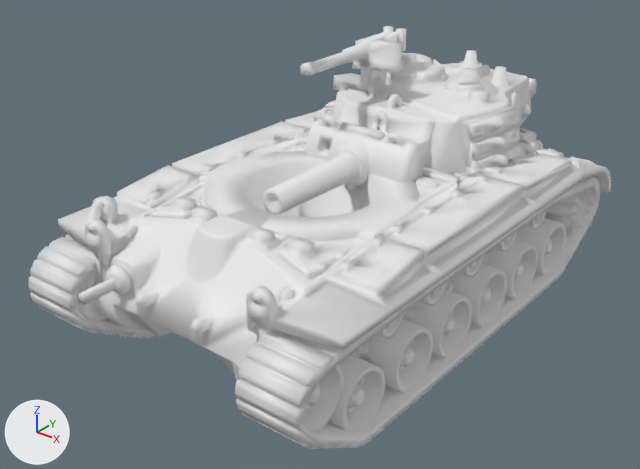
Two versions of the glTF model public/models/tanks/community/recovered/m45_patton.glb, one commit apart.
Before and after are seen from a 50 mm camera at (71.1, -105.4, 50.9) aimed at (17.2, -38.0, 9.1). The lights are fixed; the arrows at lower left show +X, +Y and +Z. The first picture is the older version. Where no turn or scale is listed for an object, it has been applied to the vertices.

Before the edit, the objects in view are built like this:
```python
me_1_100_m45_5 = bpy.data.meshes.new('1-100 m45-5')
me_1_100_m45_5.from_pydata(...)  # 45234 vertices, 90510 faces; spans x 0.0..36.0, y -64.5..0.0, z 0.0..16.2
me_1_100_m45_5.materials.append(mat_recoveredpaint)  # white #e7e7e7
me_1_100_m45_turret_mg_1 = bpy.data.meshes.new('1-100 m45 turret-mg-1')
me_1_100_m45_turret_mg_1.from_pydata(...)  # 9744 vertices, 19488 faces; spans x 0.0..25.0, y -46.4..0.0, z 0.0..23.9
me_1_100_m45_turret_mg_1.materials.append(mat_recoveredpaint)  # white #e7e7e7
ob_hullmesh = bpy.data.objects.new('HullMesh', me_1_100_m45_5)
ob_hullmesh.location = (0.0, 0.0, 0.0)
ob_turretmesh = bpy.data.objects.new('TurretMesh', me_1_100_m45_turret_mg_1)
ob_turretmesh.location = (5.4, 0.0, 3.6)
```
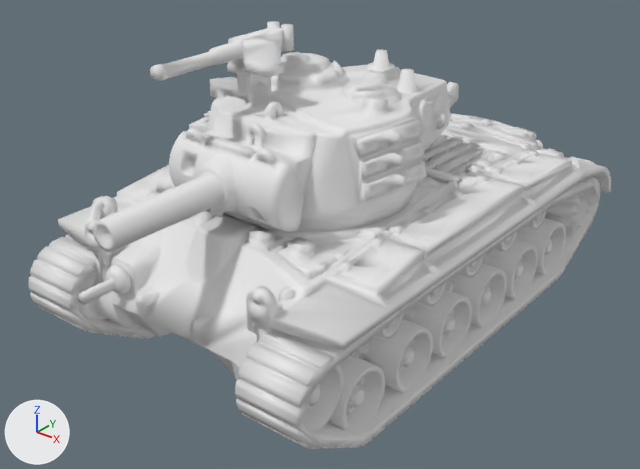
Commit message: pershing oracle repair batch 8: seat never-assembled turrets on their rings

What differs and where, as boxes (x1, y1, x2, y2) in the pictures (640 x 469 px):
'TurretMesh', moved: before (263, 26, 537, 214); after (93, 21, 459, 252)

Edits to the bpy script that builds the scene:
```text
Change ob_turretmesh:
    ob_turretmesh.location: (5.4, 0.0, 3.6) -> (5.4, -20.12, 7.6)
```
